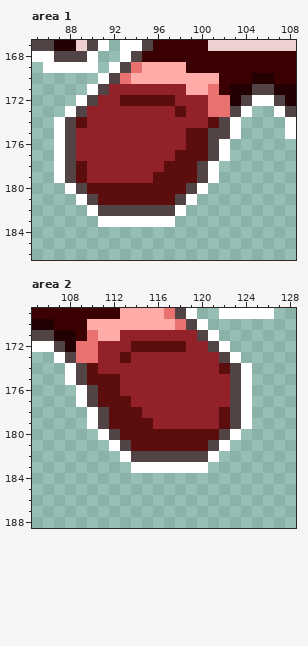
One commit to this pixel-art file: assets/collective.aseprite. Above: the version before the commit.
710x190 pixels, 1 frame. Colours within 5 levels of each other are drawn and written as one. Shown: area 1: x 85..108, y 167..186; area 2: x 105..128, y 169..188. The commit also changed other parts of the picture, which this record leaves out.
New version:
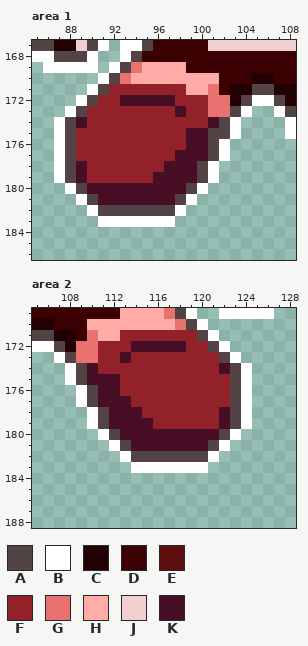
Palette (. is transparent): A #524444  B #ffffff  C #230002  D #3b0002  E #5c0e0e  F #92212a  G #e97270  H #ffaca8  J #eed0d0  K #480e26
The exact change:
Area 1, layer "idiots":
Colour K replaces colour E in row 172 at x 93 to 97; in row 173 at x 98; in row 174 at x 89 and 101; in rows 175 to 176 at x 99 to 100; in row 177 at x 98 to 100; in row 178 at x 89 and 97 to 99.
Colour K replaces colour E in row 179 at x 89 and 96 to 99; in row 180 at x 90 to 98; in row 181 at x 91 to 97.
Area 2, layer "idiots":
Colour K replaces colour E in row 172 at x 114 to 118; in row 173 at x 113; in row 174 at x 110 and 122; in row 175 at x 110 to 112; in row 176 at x 111 to 112; in row 177 at x 111 to 113.
Colour K replaces colour E in row 178 at x 112 to 114 and 122; in row 179 at x 112 to 115 and 122; in row 180 at x 113 to 121; in row 181 at x 114 to 120.
Changed places in both pictures, as pixel boxes (x1, y1, x2, y2):
changed: (76, 95, 219, 205)
changed: (87, 341, 230, 451)
